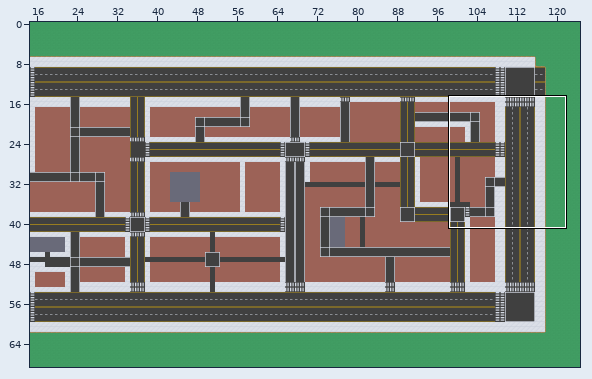
LDtk project: Assets/Map/Map/Team-Project-Map.ldtk. Above, an overview of the earlier version with the close-up marked.
Close-up. Earlier state:
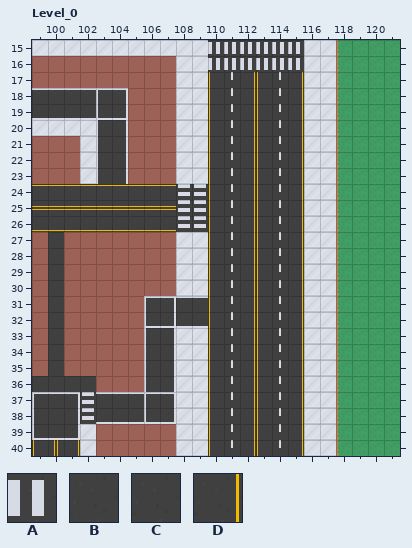
Cells are 16x16 px. Shown: Level_0 x 99..121, y 15..40. The commit also changed other parts of the map, which this record leaves out.
Key: from "Crosswork_Horizon": A 1 "Crosswork_Horizon"; from "Default_Road": B 1 "Default_Road"; from "Intersection": C 1 "Intersection"; from "Yellow_Line_Road_Big_V": D 1 "Yellow_Line_Road_Big_V".
_ is an empty cell.
Layers that did not change in this view are not listed.
Layer "Intersection" before, first column x 99:
15 _______________________
16 _______________________
17 _______________________
18 ____CC_________________
19 ____CC_________________
20 _______________________
21 _______________________
22 _______________________
23 _______________________
24 _______________________
25 _______________________
26 _______________________
27 _______________________
28 _______________________
29 _______________________
30 _______________________
31 _______CC______________
Layer "Yellow_Line_Road_Big_V" before, first column x 110:
18 __D___
19 __D___
20 __D___
21 __D___
22 __D___
23 __D___
24 __D___
25 __D___
26 __D___
27 __D___
28 __D___
29 __D___
30 __D___
31 __D___
32 __D___
33 __D___
34 __D___
35 __D___
36 __D___
37 __D___
38 __D___
39 __D___
40 __D___
Now the later version:
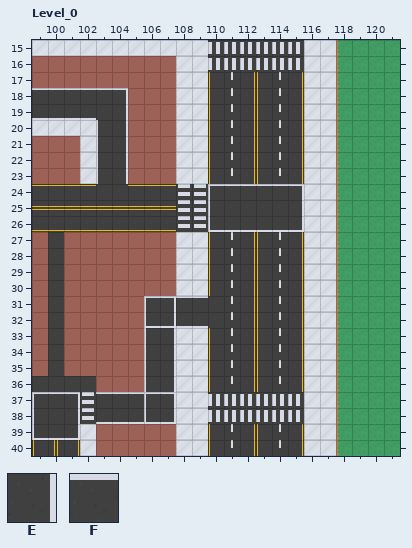
Further tiles: from "WLR": E 1 "WLR"; from "WLU": F 1 "WLU".
Tiles of an added or newly shown layer are drawn over the layers below it.
Edits made:
Changed rows in their new state; . is an unchanged cell.
Layer "WLR" (added):
first column x 104:
19 E
Layer "WLU" (added):
first column x 103:
18 F
Layer "Intersection":
first column x 103:
18 _.
19 __
first column x 110:
24 CCCCCC
25 CCCCCC
26 CCCCCC
Layer "Crosswork_Horizon":
first column x 110:
37 AAAAAA
38 AAAAAA
Layer "Yellow_Line_Road_Big_V":
first column x 112:
24 _
25 _
26 _
first column x 112:
37 _
38 _
Layer "Default_Road":
first column x 103:
19 B
first column x 103:
24 BB
first column x 110:
31 B
32 B
